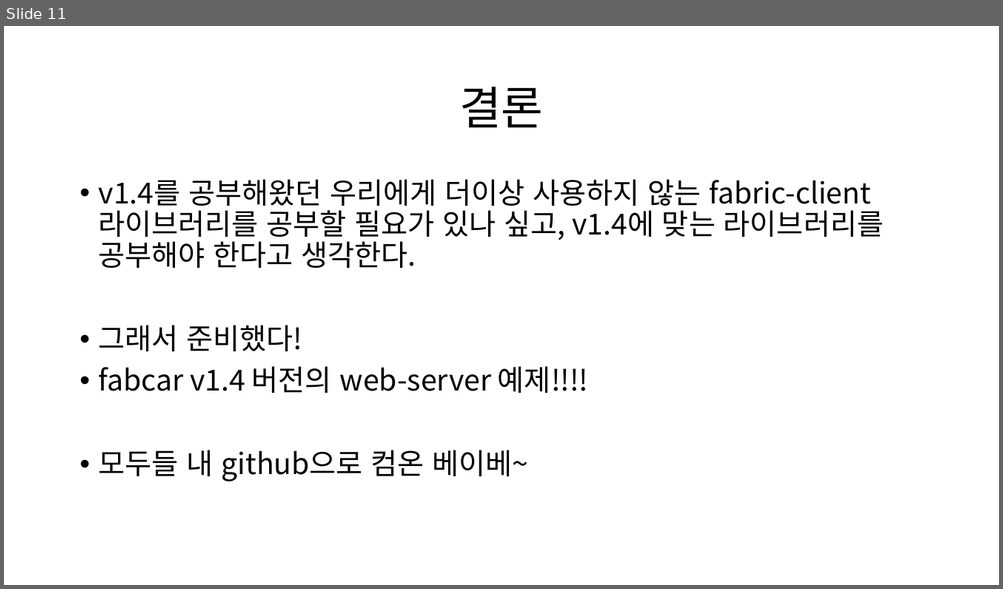
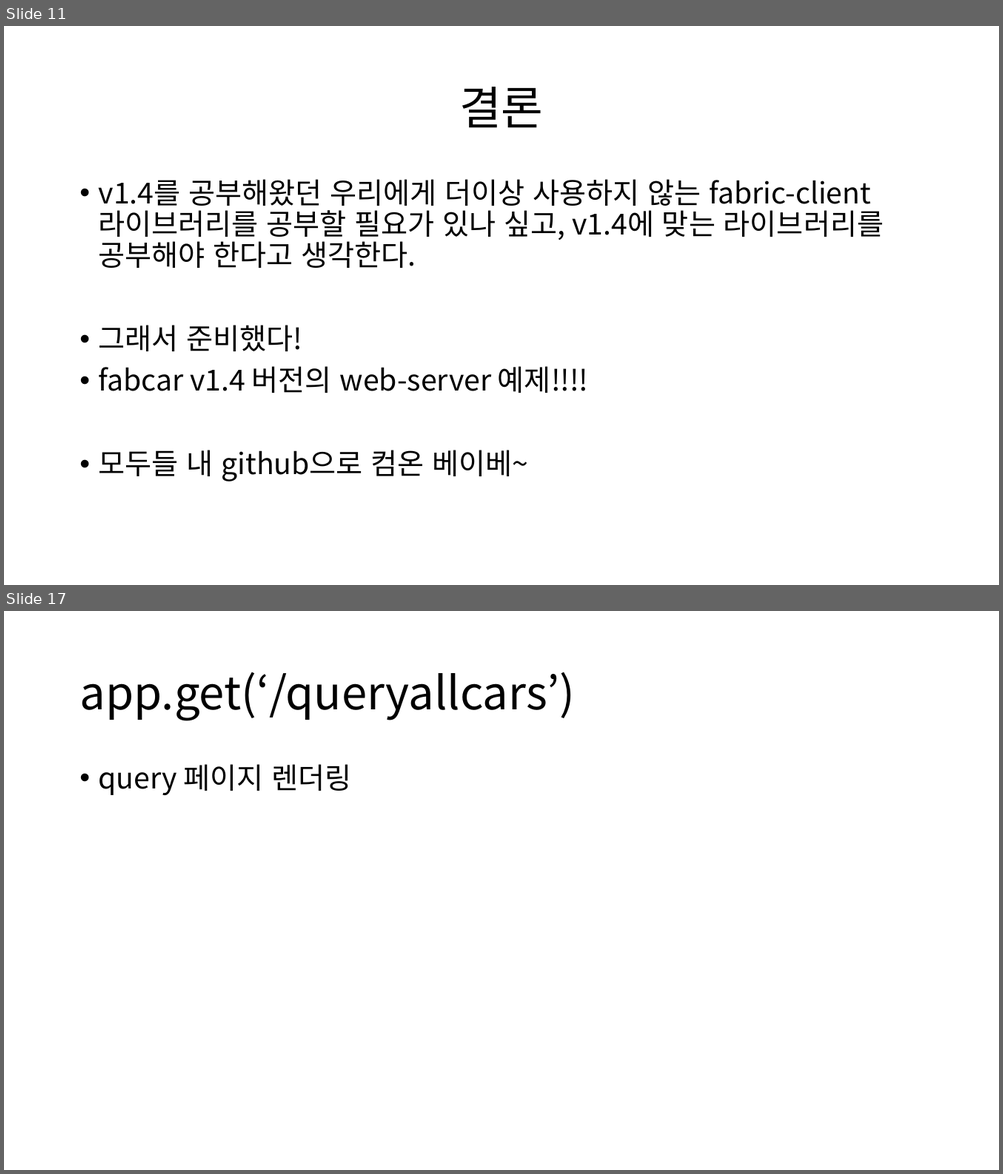
Before and after one commit to johndonggyu/HLF_Study, a slide deck: CodeStudy/fabcar/api-server/api-server 분석.pptx. Shown one above the other, each under a label of ours: slide 11 before the commit, slides 11 and 17 after it; the slides between them are not shown. The pictures are 1003x589 and 1003x1174 pixels, drawn with LibreOffice and Linux fonts; fonts in the diff are those of the drawing. Boxes give left, top, right and bottom in pixels: in the first picture for what was removed or moved away, otherwise in the second. Text is boxed around its words. In the diff, an @@ line names an element or a change of style, - is before the commit and + after.

```diff
--- a/CodeStudy/fabcar/api-server/api-server 분석.pptx
+++ b/CodeStudy/fabcar/api-server/api-server 분석.pptx
@@ slide 17 added at box(4, 611, 999, 1170), background #FFFFFF @@
@@ title added at box(79, 672, 575, 721), 44 pt, text #000000 @@
+app.get(‘/queryallcars’)
@@ text added at box(99, 764, 352, 795), 28 pt, text #000000 @@
+• query 페이지 렌더링
```
Also in this commit, not shown: 2 slides changed, 5 other slides added.
